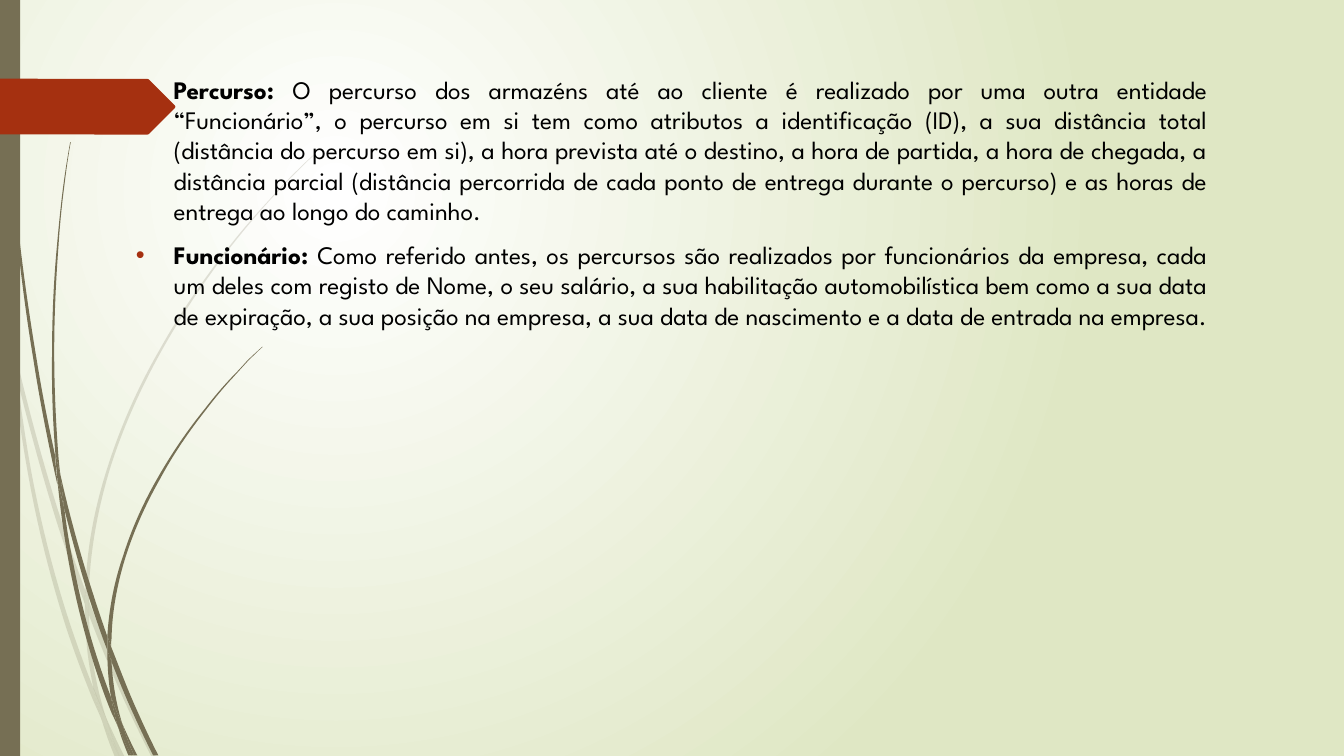
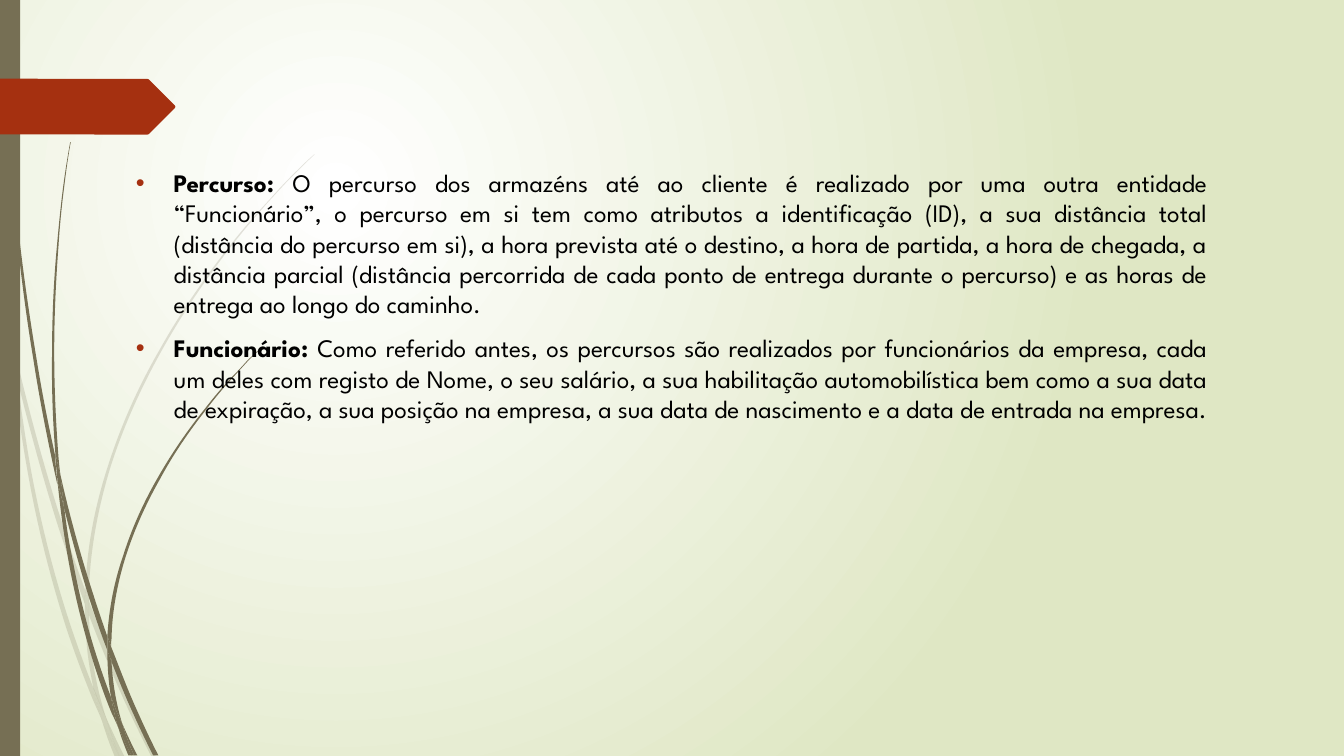
Before and after one commit to Lucenix/BD-TP, a slide deck: slide 22 of Apresentação1.pptx. Drawn at 1344x756 pixels with LibreOffice and Linux fonts; fonts in the diff are those of the drawing. Boxes give left, top, right and bottom in pixels: in the first picture for what was removed or moved away, otherwise in the second. Text is boxed around its words. In the diff, an @@ line names an element or a change of style, - is before the commit and + after.

```diff
--- a/Apresentação1.pptx
+++ b/Apresentação1.pptx
@@ text "Percurso: O percurso dos armazéns ..." moved from (x1=174, y1=81, x2=1207, y2=331) to (x1=174, y1=174, x2=1207, y2=426) @@
```
Also in this commit, not shown: 7 other slides changed, 1 slide added.
